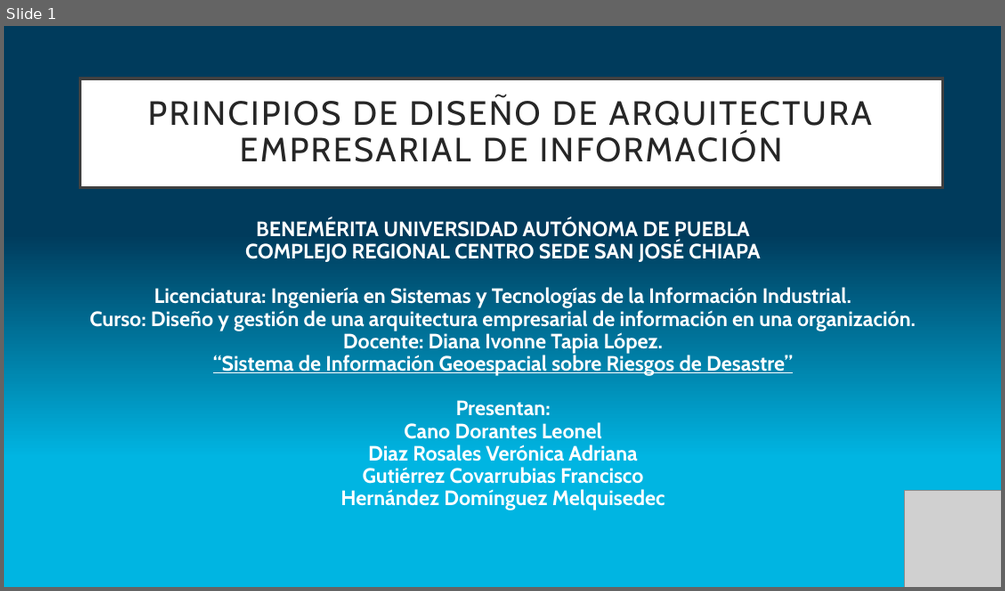
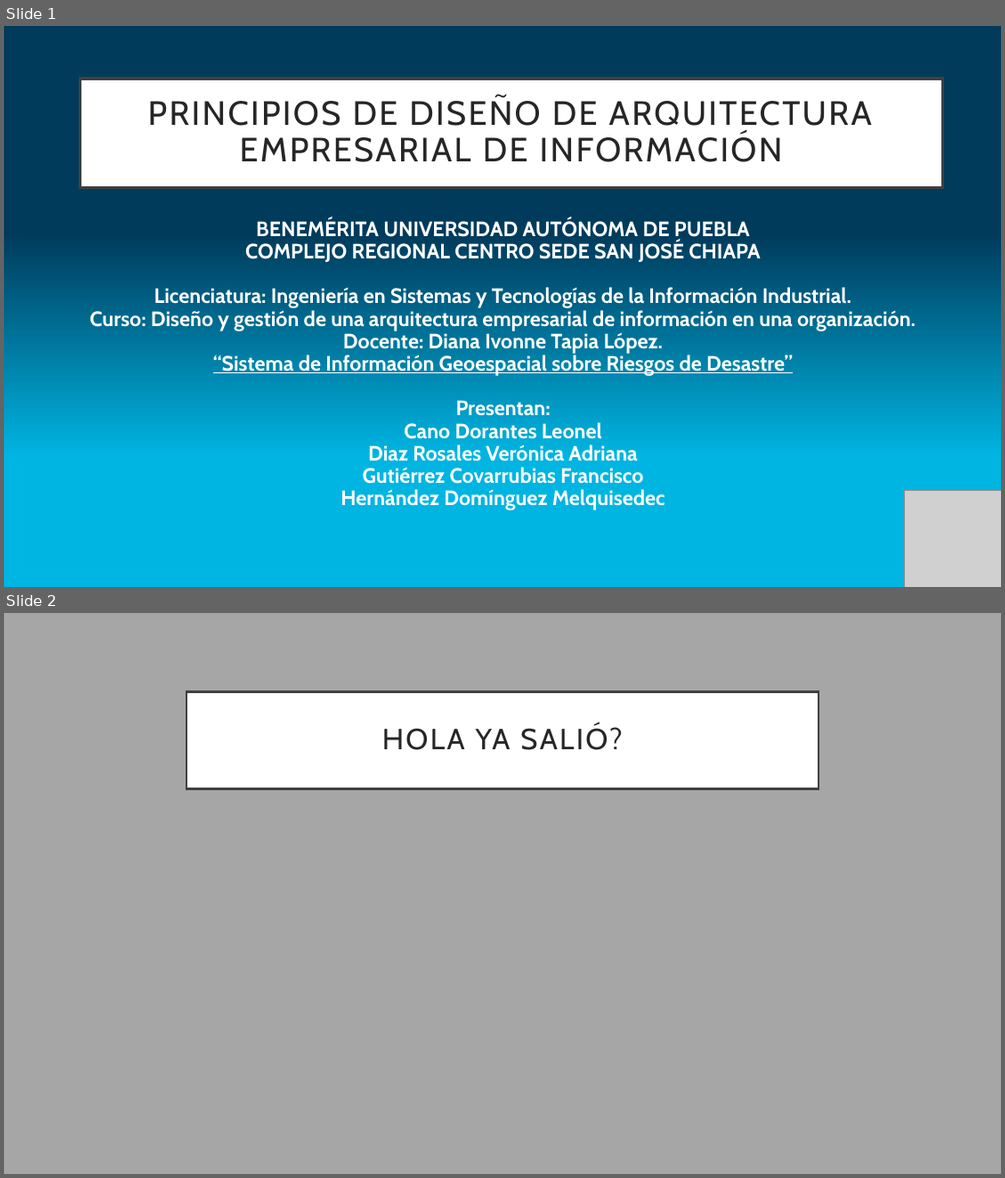
Before and after one commit to LeonelCano/Prueba1, a slide deck: Demanda 8.pptx. Shown one above the other, each under a label of ours: slide 1 before the commit, slides 1 and 2 after it. The pictures are 1005x591 and 1005x1178 pixels, drawn with LibreOffice and Linux fonts; fonts in the diff are those of the drawing; grey boxes stand for pictures. Boxes give left, top, right and bottom in pixels: in the first picture for what was removed or moved away, otherwise in the second. Text is boxed around its words. In the diff, an @@ line names an element or a change of style, - is before the commit and + after.

```diff
--- a/Demanda 8.pptx
+++ b/Demanda 8.pptx
@@ slide 2 added at box(4, 613, 1001, 1174), background #A6A6A6 @@
@@ title added at box(186, 691, 818, 788), fill #FFFFFF, outline #404040 2.5 pt, 28 pt, text #262626 @@
+HOLA YA SALIÓ?
```
Also in this commit, not shown: 1 slide removed.
